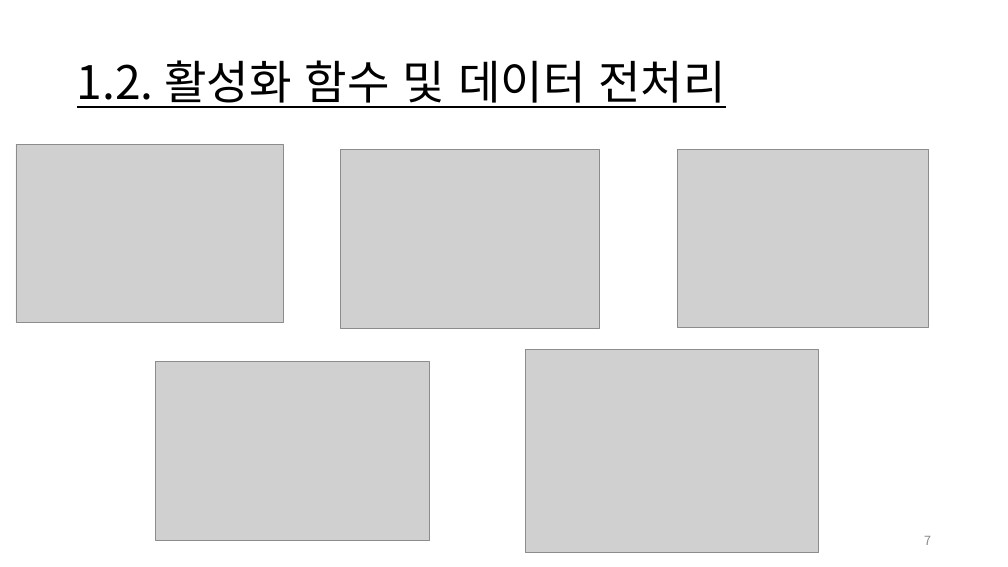
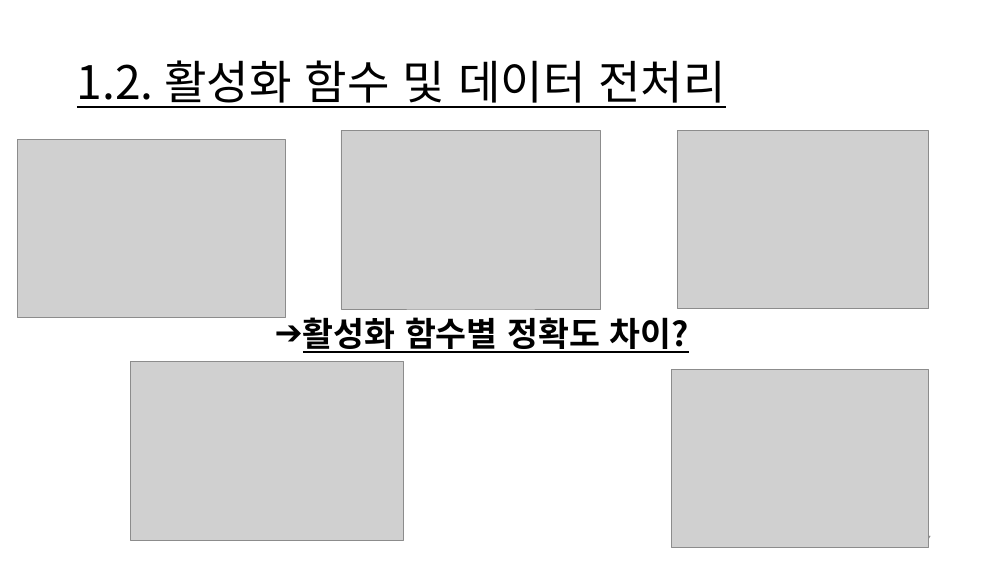
Before and after one commit to Jongbin-kr/DL_from_scratch, a slide deck: slide 7 of 밑바닥부터 딥러닝I.pptx. Drawn at 1008x567 pixels with LibreOffice and Linux fonts; fonts in the diff are those of the drawing; grey boxes stand for pictures. Boxes give left, top, right and bottom in pixels: in the first picture for what was removed or moved away, otherwise in the second. Text is boxed around its words. In the diff, an @@ line names an element or a change of style, - is before the commit and + after.

```diff
--- a/밑바닥부터 딥러닝I.pptx
+++ b/밑바닥부터 딥러닝I.pptx
@@ picture: place and size @@
-picture at <box>16,144,284,322</box>
+picture at <box>17,140,285,318</box>
@@ picture: place and size @@
-picture at <box>340,149,600,327</box>
+picture at <box>341,130,600,309</box>
@@ picture: place and size @@
-picture at <box>678,149,929,327</box>
+picture at <box>678,131,929,309</box>
@@ text added at <box>303,317,689,353</box>, 32 pt, text #000000, bold, underline @@
+➔ 활성화 함수별 정확도 차이?
@@ picture: place and size @@
-picture at <box>156,362,429,541</box>
+picture at <box>131,361,404,540</box>
@@ picture: place and size @@
-picture at <box>526,349,819,553</box>
+picture at <box>672,370,929,548</box>
```
Also in this commit, not shown: 14 other slides changed, 15 slides added, 2 slides removed, 6 other files.
